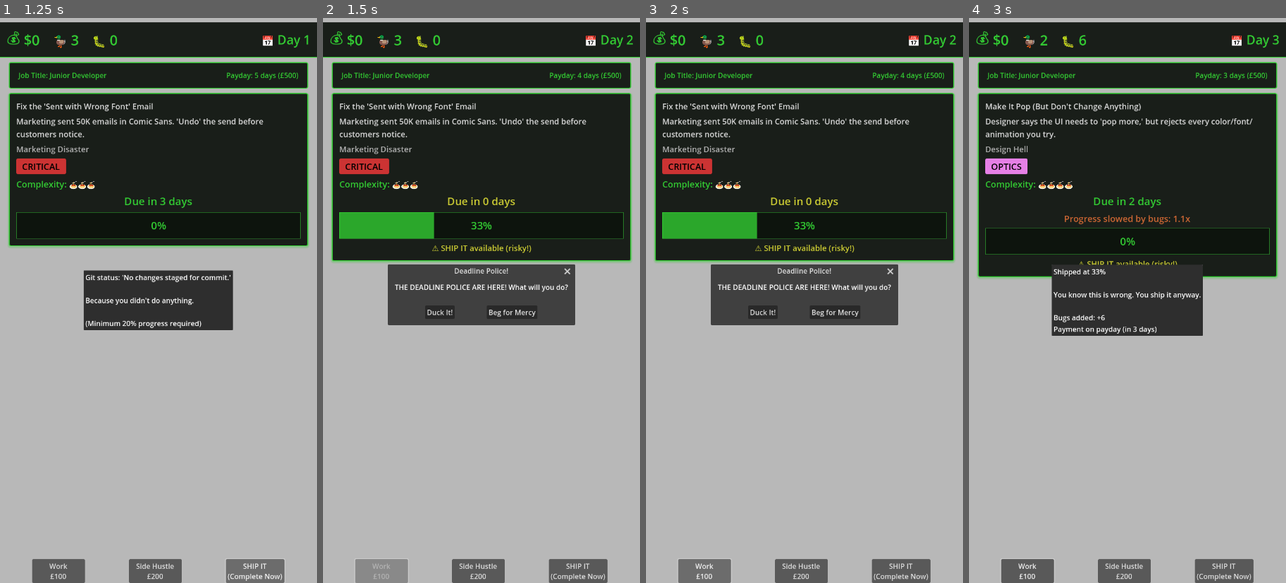
Above: before the commit, frames 1-4 (left to right).
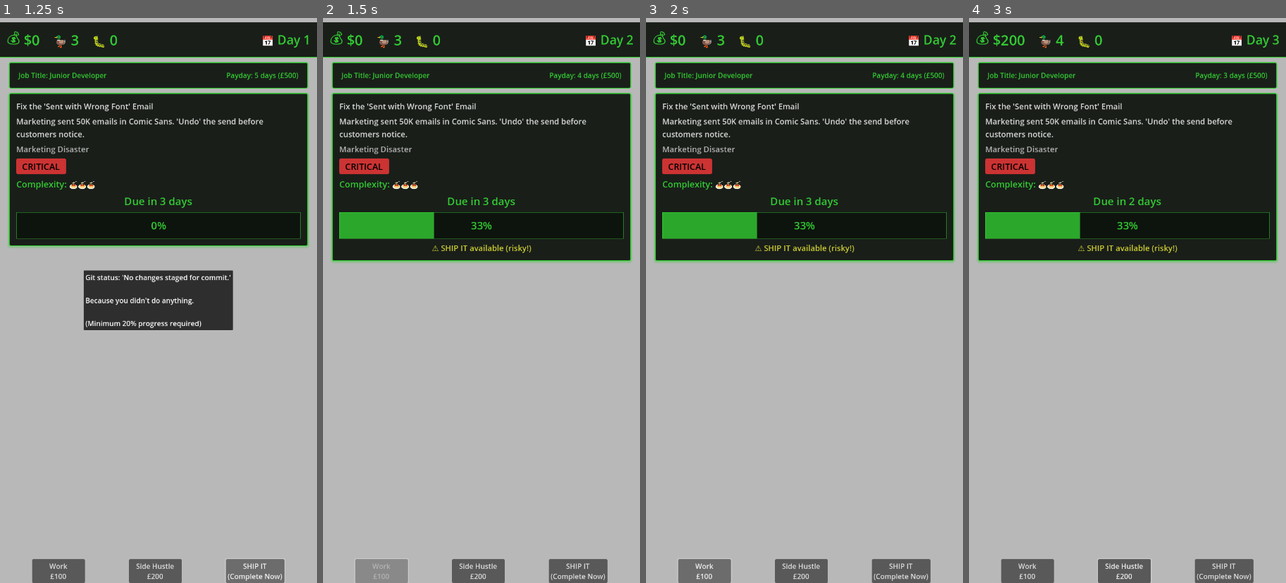
Above: after the commit, the same moments.

Repository: lmchoi/alt-f-this
Game: Godot game, scene res://scenes/game_ui.tscn
Two runs of this game, one before a commit and one after it. Both use one fixed random seed, a clock stepped at 60 frames per second and the inputs below.
Inputs (mouse positions are in pixels of both pictures, inside the frame that each line leads up to):
- Up to frame 1 (1.25 s): click "SHIP IT (Complete Now)" at 0.5 s
- Up to frame 2 (1.5 s): click "Work £100" at 1.25 s
- Up to frame 3 (2 s): no input
- Up to frame 4 (3 s): click "Side Hustle £200" at 2 s; click (1086, 311) at 2.75 s, where only the run before the commit has a clickable "Duck It!"

Frame 1 is identical in both runs. In frame 2, 6.3% of the frame differs, in the area x 20-80%, y 31-55%; in frame 3, 6.3%; in frame 4, 12%, in the area x 2-98%, y 3-57%.

Commit message:
Scale task difficulty by job level

Diff:
--- a/autoloads/game_manager.gd
+++ b/autoloads/game_manager.gd
@@ -39,6 +39,8 @@
 
 var days_until_payday := 5
 
+var job_level := 0  # Index into JOB_TITLES/JOB_SALARIES
+
 var money := 0:
 	set(value):
 		money = value
@@ -109,7 +111,7 @@
 	print("Bugs added: +%d (total: %d)" % [amount, bugs])
 
 func start_game():
-	current_task = TaskManager.get_random_task()
+	current_task = TaskManager.get_random_task(day, job_level)
 
 func check_time_bombs():
 	"""Check for production outages based on bugs and poorly shipped tasks."""
@@ -187,7 +189,8 @@
 	if current_task.progress >= 100:
 		print("work completed")
 		event_occurred.emit({"text": "Task complete! Nice work.\n\nPayment on payday (in %d days)" % days_until_payday, "money": 0, "ducks": 0})
-		current_task = TaskManager.get_random_task(day)
+
+		current_task = TaskManager.get_random_task(day, job_level)
 
 	if current_task.due_day == day:
 		# check progress to calculate bugs chance
@@ -284,7 +287,7 @@
 	current_task.progress = 100
 
 	# Get new task
-	current_task = TaskManager.get_random_task(day)
+	current_task = TaskManager.get_random_task(day, job_level)
 
 	# Advance day
 	day += 1
--- a/autoloads/task_manager.gd
+++ b/autoloads/task_manager.gd
@@ -9,16 +9,34 @@
 	var json_text = FileAccess.get_file_as_string("res://data/tasks.json")
 	_tasks = JSON.parse_string(json_text)["tasks"]
 
-func get_random_task(today_date: int = 1) -> Task:
-	var random_index = randi() % 10
-	var task_data = _tasks[random_index]
+func get_random_task(today_date: int = 1, job_level: int = 0) -> Task:
+	# Filter tasks by job level complexity range
+	# Junior (0): 1-3, Mid (1): 3-5, Senior (2): 5-7
+	var min_complexity = 1 + (job_level * 2)
+	var max_complexity = 3 + (job_level * 2)
+
+	# Find tasks that match complexity range
+	var valid_tasks = []
+	for task in _tasks:
+		if task["complexity"] >= min_complexity and task["complexity"] <= max_complexity:
+			valid_tasks.append(task)
+
+	# Fallback to any task if no matches
+	if valid_tasks.size() == 0:
+		valid_tasks = _tasks
+
+	var task_data = valid_tasks[randi() % valid_tasks.size()]
 	print("new task: " + task_data["title"] + " (complexity: " + str(task_data["complexity"]) + ")")
 	var new_task = Task.new()
 	new_task.title = task_data["title"]
 	new_task.description = task_data["description"]
 	new_task.flavor = task_data["flavor"]
 	new_task.complexity = task_data["complexity"]
-	new_task.due_day = today_date + task_data["allowed_time"]
+
+	# Scale deadline by job level: Junior (5-7d), Mid (4-6d), Senior (3-5d)
+	var base_deadline = task_data["allowed_time"]
+	var deadline_modifier = 2 - job_level  # +2, +1, +0
+	new_task.due_day = today_date + base_deadline + deadline_modifier
 	new_task.progress = 0
 
 	# Convert JSON array to typed Array[String]
--- a/data/tasks.json
+++ b/data/tasks.json
@@ -1,94 +1,247 @@
 {
   "tasks": [
-	{
-	  "title": "Make the Logo Bigger (Again)",
-	  "description": "The CEO's nephew said the logo looks 'weak.' Make it 10% bigger… for the 5th time this week.",
-	  "allowed_time": 2,
-	  "complexity": 1,
-	  "flavor": "Design Hell",
-	  "categories": ["optics"],
-	  "completion_text": "Logo now occupies 30% of the screen. Marketing weeps quietly in the break room."
-	},
-	{
-	  "title": "Fix the 'Sent with Wrong Font' Email",
-	  "description": "Marketing sent 50K emails in Comic Sans. 'Undo' the send before customers notice.",
-	  "allowed_time": 1,
-	  "complexity": 3,
-	  "flavor": "Marketing Disaster",
-	  "categories": ["critical"],
-	  "completion_text": "Emails 'recalled.' 12 customers still replied with 'lol nice font'."
-	},
-	{
-	  "title": "Add Blockchain (For Some Reason)",
-	  "description": "The board read a buzzword-heavy article. Now your to-do app 'needs blockchain integration.'",
-	  "allowed_time": 4,
-	  "complexity": 5,
-	  "flavor": "Buzzword Compliance",
-	  "categories": ["optics"],
-	  "completion_text": "Added a button that says 'Blockchain Enabled!' It just plays mining sounds."
-	},
-	{
-	  "title": "The Printer is 'Hacking Us'",
-	  "description": "Office printer randomly prints cat memes. CFO insists it's a cyberattack. 'Investigate.'",
-	  "allowed_time": 3,
-	  "complexity": 2,
-	  "flavor": "IT Nightmares",
-	  "categories": ["optics"],
-	  "completion_text": "Found Jim from Accounting feeding the printer memes. He got a promotion for 'security awareness.'"
-	},
-	{
-	  "title": "Make It Pop (But Don't Change Anything)",
-	  "description": "Designer says the UI needs to 'pop more,' but rejects every color/font/animation you try.",
-	  "allowed_time": 3,
-	  "complexity": 4,
-	  "flavor": "Design Hell",
-	  "categories": ["optics"],
-	  "completion_text": "Added a single 1-pixel glow. Designer calls it 'revolutionary.' You need a drink."
-	},
-	{
-	  "title": "CEO's 'Simple' Excel Macro",
-	  "description": "'Just automate this 200-step spreadsheet! How hard could it be?' *(Spoiler: Very.)*",
-	  "allowed_time": 5,
-	  "complexity": 5,
-	  "flavor": "Spreadsheet Suffering",
-	  "categories": ["optics"],
-	  "completion_text": "Macro works. CEO now wants it to also brew coffee. Your soul leaves your body."
-	},
-	{
-	  "title": "Optimize the 'Like' Button (For 0.0001s Gain)",
-	  "description": "VP wants the button 0.0001s faster to 'beat competitors.' Rewrite the entire stack.",
-	  "allowed_time": 6,
-	  "complexity": 4,
-	  "flavor": "Micro-Optimization",
-	  "categories": ["tech_debt"],
-	  "completion_text": "Speed improved by 0.0001s. VP claims credit. The backend is now held together by duct tape."
-	},
-	{
-	  "title": "Fix the 'Ghost Bug' in Production",
-	  "description": "'Sometimes the app crashes, but only on Tuesdays when it rains.' No logs. Good luck.",
-	  "allowed_time": 7,
-	  "complexity": 5,
-	  "flavor": "Debugging Purgatory",
-	  "categories": ["tech_debt"],
-	  "completion_text": "Turns out it was a timezone bug in a dependency from 2008. You get a stress ball as a reward."
-	},
-	{
-	  "title": "Add Dark Mode (But Keep the Old One)",
-	  "description": "Half the team wants dark mode, the other half hates change. Support both… forever.",
-	  "allowed_time": 4,
-	  "complexity": 3,
-	  "flavor": "UI Chaos",
-	  "categories": ["critical"],
-	  "completion_text": "Now maintaining two UIs. The team argues about which one is 'canon.'"
-	},
-	{
-	  "title": "The 'AI' Sticker Feature",
-	  "description": "Sales promised 'AI-powered stickers' to a client. You have 3 days to fake it.",
-	  "allowed_time": 3,
-	  "complexity": 4,
-	  "flavor": "Fake AI",
-	  "categories": ["optics"],
-	  "completion_text": "Stickers now 'magically' appear when clicked. Client is thrilled. You feel dirty."
-	}
+    {
+      "title": "Make the Logo Bigger (Again)",
+      "description": "The CEO's nephew said the logo looks 'weak.' Make it 10% bigger… for the 5th time this week.",
+      "allowed_time": 5,
+      "complexity": 1,
+      "flavor": "Design Hell",
+      "categories": ["optics"],
+      "completion_text": "Logo now occupies 30% of the screen. Marketing weeps quietly in the break room."
+    },
+    {
+      "title": "Update the Office Wifi Password",
+      "description": "Someone wrote 'password123' on the bathroom wall. IT says you need to change it.",
+      "allowed_time": 4,
+      "complexity": 1,
+      "flavor": "Trivial Busywork",
+      "categories": ["optics"],
+      "completion_text": "New password is 'password124'. You have achieved security."
+    },
+    {
+      "title": "Fix Typo in Footer",
+      "description": "The footer says 'Copyrite 2019'. Legal noticed. Fix it before the lawyers get involved.",
+      "allowed_time": 3,
+      "complexity": 1,
+      "flavor": "Pedantic Corrections",
+      "categories": ["optics"],
+      "completion_text": "Footer now says 'Copyright 2024'. Legal sends a thumbs-up emoji."
+    },
+    {
+      "title": "Center the Logo on Mobile",
+      "description": "The logo is 2 pixels off-center on iPhone 6. Designer cannot sleep until it's fixed.",
+      "allowed_time": 4,
+      "complexity": 2,
+      "flavor": "Pixel-Perfect Hell",
+      "categories": ["optics"],
+      "completion_text": "Logo centered. Designer sleeps. You wonder if this is what your CS degree was for."
+    },
+    {
+      "title": "Add a Cookie Banner (EU Compliance)",
+      "description": "Legal says we need a cookie banner. Make it annoying enough that people click Accept.",
+      "allowed_time": 5,
+      "complexity": 2,
+      "flavor": "Legal Busywork",
+      "categories": ["optics"],
+      "completion_text": "Banner covers 40% of screen. 100% of users click Accept without reading. Mission accomplished."
+    },
+    {
+      "title": "The Printer is 'Hacking Us'",
+      "description": "Office printer randomly prints cat memes. CFO insists it's a cyberattack. 'Investigate.'",
+      "allowed_time": 6,
+      "complexity": 2,
+      "flavor": "IT Nightmares",
+      "categories": ["optics"],
+      "completion_text": "Found Jim from Accounting feeding the printer memes. He got a promotion for 'security awareness.'"
+    },
+    {
+      "title": "Rename 'Submit' to 'Go'",
+      "description": "Product manager read a UX blog. Now every button needs 'action-oriented microcopy.'",
+      "allowed_time": 3,
+      "complexity": 1,
+      "flavor": "Buzzword Compliance",
+      "categories": ["optics"],
+      "completion_text": "Button now says 'Go'. Conversion rate unchanged. PM claims victory anyway."
+    },
+    {
+      "title": "Add Loading Spinner",
+      "description": "Users complain the app 'feels slow.' Add a spinner. Don't actually optimize anything.",
+      "allowed_time": 4,
+      "complexity": 2,
+      "flavor": "UX Theater",
+      "categories": ["optics"],
+      "completion_text": "Spinner added. Users now watch a spinny circle instead of a blank screen. Problem solved."
+    },
+    {
+      "title": "Remove Comic Sans (Emergency)",
+      "description": "Junior dev used Comic Sans in production. Client noticed. Revert before anyone else sees.",
+      "allowed_time": 3,
+      "complexity": 1,
+      "flavor": "Font Crimes",
+      "categories": ["critical"],
+      "completion_text": "Comic Sans purged. Junior dev learns a valuable lesson about font choices."
+    },
+    {
+      "title": "Add 'Powered by AI' Badge",
+      "description": "Marketing wants an AI badge on the homepage. There is no AI. Add it anyway.",
+      "allowed_time": 5,
+      "complexity": 1,
+      "flavor": "Marketing Lies",
+      "categories": ["optics"],
+      "completion_text": "Badge added. It's a PNG. Marketing sends champagne to the office."
+    },
+    {
+      "title": "Fix the LinkedIn Integration",
+      "description": "Users can't share to LinkedIn. Turns out we never built that feature. Build it now.",
+      "allowed_time": 6,
+      "complexity": 3,
+      "flavor": "Feature Archeology",
+      "categories": ["critical"],
+      "completion_text": "LinkedIn share button works. Three people use it. You question your life choices."
+    },
+    {
+      "title": "Fix the 'Sent with Wrong Font' Email",
+      "description": "Marketing sent 50K emails in Comic Sans. 'Undo' the send before customers notice.",
+      "allowed_time": 2,
+      "complexity": 3,
+      "flavor": "Marketing Disaster",
+      "categories": ["critical"],
+      "completion_text": "Emails 'recalled.' 12 customers still replied with 'lol nice font'."
+    },
+    {
+      "title": "Add Dark Mode (But Keep the Old One)",
+      "description": "Half the team wants dark mode, the other half hates change. Support both… forever.",
+      "allowed_time": 6,
+      "complexity": 3,
+      "flavor": "UI Chaos",
+      "categories": ["critical"],
+      "completion_text": "Now maintaining two UIs. The team argues about which one is 'canon.'"
+    },
+    {
+      "title": "Migrate to New API (Breaking Changes)",
+      "description": "Third-party API deprecated v1. Migrate to v2. Everything changed. Good luck.",
+      "allowed_time": 7,
+      "complexity": 4,
+      "flavor": "API Roulette",
+      "categories": ["tech_debt"],
+      "completion_text": "Migration complete. Only broke 3 features. Calls it a win."
+    },
+    {
+      "title": "Make It Pop (But Don't Change Anything)",
+      "description": "Designer says the UI needs to 'pop more,' but rejects every color/font/animation you try.",
+      "allowed_time": 5,
+      "complexity": 4,
+      "flavor": "Design Hell",
+      "categories": ["optics"],
+      "completion_text": "Added a single 1-pixel glow. Designer calls it 'revolutionary.' You need a drink."
+    },
+    {
+      "title": "The 'AI' Sticker Feature",
+      "description": "Sales promised 'AI-powered stickers' to a client. You have 3 days to fake it.",
+      "allowed_time": 4,
+      "complexity": 4,
+      "flavor": "Fake AI",
+      "categories": ["optics"],
+      "completion_text": "Stickers now 'magically' appear when clicked. Client is thrilled. You feel dirty."
+    },
+    {
+      "title": "Optimize the 'Like' Button (For 0.0001s Gain)",
+      "description": "VP wants the button 0.0001s faster to 'beat competitors.' Rewrite the entire stack.",
+      "allowed_time": 7,
+      "complexity": 4,
+      "flavor": "Micro-Optimization",
+      "categories": ["tech_debt"],
+      "completion_text": "Speed improved by 0.0001s. VP claims credit. The backend is now held together by duct tape."
+    },
+    {
+      "title": "Add Blockchain (For Some Reason)",
+      "description": "The board read a buzzword-heavy article. Now your to-do app 'needs blockchain integration.'",
+      "allowed_time": 6,
+      "complexity": 5,
+      "flavor": "Buzzword Compliance",
+      "categories": ["optics"],
+      "completion_text": "Added a button that says 'Blockchain Enabled!' It just plays mining sounds."
+    },
+    {
+      "title": "CEO's 'Simple' Excel Macro",
+      "description": "'Just automate this 200-step spreadsheet! How hard could it be?' *(Spoiler: Very.)*",
+      "allowed_time": 6,
+      "complexity": 5,
+      "flavor": "Spreadsheet Suffering",
+      "categories": ["optics"],
+      "completion_text": "Macro works. CEO now wants it to also brew coffee. Your soul leaves your body."
+    },
+    {
+      "title": "Fix the 'Ghost Bug' in Production",
+      "description": "'Sometimes the app crashes, but only on Tuesdays when it rains.' No logs. Good luck.",
+      "allowed_time": 7,
+      "complexity": 5,
+      "flavor": "Debugging Purgatory",
+      "categories": ["tech_debt"],
+      "completion_text": "Turns out it was a timezone bug in a dependency from 2008. You get a stress ball as a reward."
+    },
+    {
+      "title": "Implement Real-Time Notifications (Websockets)",
+      "description": "Users want instant notifications. Build a websocket system from scratch. Budget: $0.",
+      "allowed_time": 5,
+      "complexity": 6,
+      "flavor": "Infrastructure Nightmare",
+      "categories": ["tech_debt"],
+      "completion_text": "Websockets work. Server costs triple. Finance is not happy."
+    },
+    {
+      "title": "Refactor the Monolith (While It's Running)",
+      "description": "CTO wants microservices. Can't shut down production. Refactor while users are active.",
+      "allowed_time": 4,
+      "complexity": 6,
+      "flavor": "Architectural Chaos",
+      "categories": ["tech_debt"],
+      "completion_text": "Half monolith, half microservices. Nobody understands how it works anymore. It's fine."
+    },
+    {
+      "title": "Build an Admin Dashboard (Yesterday)",
+      "description": "Sales sold a client an admin dashboard that doesn't exist. Demo is tomorrow. Go.",
+      "allowed_time": 2,
+      "complexity": 6,
+      "flavor": "Sales Overpromise",
+      "categories": ["critical"],
+      "completion_text": "Dashboard exists. It's held together by prayers and setTimeouts. Client signs contract."
+    },
+    {
+      "title": "Fix Legacy Code (No Documentation)",
+      "description": "Critical bug in code written by someone who quit 5 years ago. No comments. No tests.",
+      "allowed_time": 3,
+      "complexity": 7,
+      "flavor": "Code Archeology",
+      "categories": ["tech_debt"],
+      "completion_text": "Bug fixed. You now understand ancient PHP. This knowledge will haunt you."
+    },
+    {
+      "title": "Migrate Database (Zero Downtime)",
+      "description": "Postgres to MongoDB. No downtime allowed. Schema is a nightmare. CEO is watching.",
+      "allowed_time": 3,
+      "complexity": 7,
+      "flavor": "Database Roulette",
+      "categories": ["critical"],
+      "completion_text": "Migration successful. Downtime: 0.2 seconds. CEO didn't notice. You aged 10 years."
+    },
+    {
+      "title": "Implement SSO (5 Different Providers)",
+      "description": "Enterprise client demands SSO with Google, Microsoft, Okta, SAML, and 'whatever Amazon uses.'",
+      "allowed_time": 4,
+      "complexity": 7,
+      "flavor": "Auth Hell",
+      "categories": ["critical"],
+      "completion_text": "SSO works. OAuth flow is a maze of redirects. You dream in JWT tokens."
+    },
+    {
+      "title": "Scale to 1M Users (Budget: One VM)",
+      "description": "App went viral. Traffic is 100x normal. Servers are on fire. Budget unchanged.",
+      "allowed_time": 1,
+      "complexity": 7,
+      "flavor": "Firefighting",
+      "categories": ["critical"],
+      "completion_text": "Added caching, CDN, and aggressive rate limiting. Site survives. Your hairline does not."
+    }
   ]
 }
